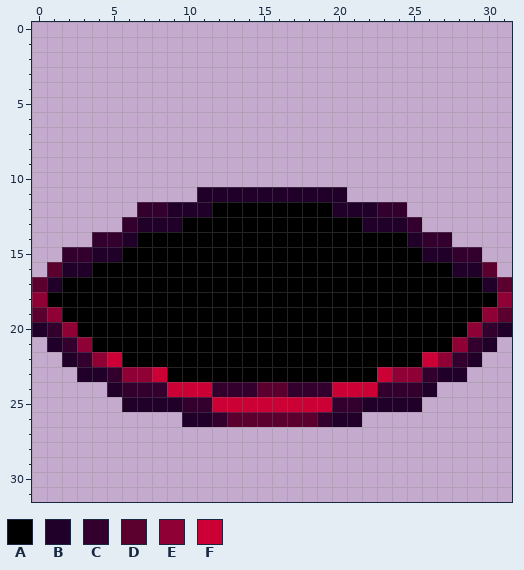
Edited in one commit: pixel-art sprite (src/assets/tileassets/pit.png). Above is the file before it was changed.
The file is 32x32 pixels. Colours within 5 levels of each other are drawn and written as one.
Palette (. is transparent): A #000000  B #200029  C #33002e  D #5b002e  E #8f0034  F #cb0035
Pixels before, first column x 0:
11 ...........BBBBBBBBBB...........
12 .......CCBBBAAAAAAAABBBCC.......
13 ......CBBBAAAAAAAAAAAABBBC......
14 ....CCBAAAAAAAAAAAAAAAAAABCC....
15 ..CCBBAAAAAAAAAAAAAAAAAAAABBCC..
16 .DBBAAAAAAAAAAAAAAAAAAAAAAAABBD.
17 DBAAAAAAAAAAAAAAAAAAAAAAAAAAAABD
18 EAAAAAAAAAAAAAAAAAAAAAAAAAAAAAAE
19 DEAAAAAAAAAAAAAAAAAAAAAAAAAAAAED
20 BCEAAAAAAAAAAAAAAAAAAAAAAAAAAECB
21 .BCEAAAAAAAAAAAAAAAAAAAAAAAAECB.
22 ..BCEFAAAAAAAAAAAAAAAAAAAAFECB..
23 ...BBCEEFAAAAAAAAAAAAAAFEECBB...
24 .....BCCCFFFCCCDDCCCFFFCCCB.....
25 ......BBBBCCFFFFFFFFCCBBBB......
26 ..........BBCDDDDDDCBB..........
New version:
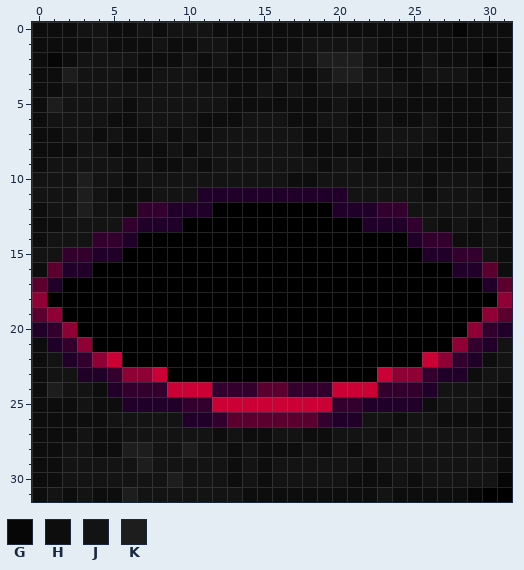
Colours new in this view: G #060606  H #0d0d0d  J #131313  K #1d1d1d
Changes in this commit:
Changed rows in their new state; - is an unchanged pixel.
first column x 0:
 0 HHHJJHHJHJJJHHHHHHHHHHHHHHHHGHHH
 1 HHHHJHHHJHHJJHHHHHJJJJJHHHHHHHHH
 2 HGHJJJJHHHJHJHHHJJJKKKJHHHJHHHGH
 3 HHKJJJHHJJJHHHHHJHHJKKJJHHJJJHHH
 4 HHJJJJJJJJJJJHHJHJHJJJJJJHHHHHHH
 5 HKJJJJHJJJJJJHHHHHHHJHHHHHHHHHHJ
 6 HJJJJHHJJJJHHHJJJHHJJHHJHHJHHHHJ
 7 HHJJHJHHJHJHJJJJJJHHJHHJJJJHHHHJ
 8 HHHJJHHHHJHJJJJJJJHHHHHJJJHHHHJJ
 9 HJJJJJHJHHJHJJJJJJJHJJHHHHHHHHHJ
10 JJJKJJHJJJJJJJJJJHHJJJJJJJHJJJHH
11 JJJKJHHHJJJ----------JJJJJHJJJHH
12 HJJKJJH------------------JJJJJJH
13 HHJJJJ--------------------JHJHJH
14 HJJJ------------------------HHJH
15 JJ----------------------------JH
16 H------------------------------H
first column x 0:
21 H------------------------------J
22 HJ----------------------------HJ
23 HJJ--------------------------HJJ
24 HKJJH----------------------JJJJH
25 HHHJHH--------------------HJJJHH
26 HHHHHJJJJJ------------JJHJJHHHHH
27 HHHJHHJJJJJJHJHHJJHHJJJHJJJJJJHH
28 HHJJHHKKJJKJJHJHHHJHJHJJJJJJJJJH
29 HHJJJJJKJJJJJHJHJJJJJJHJJJJJJJJH
30 HHJJJJJJJKJJJHJHJJJJJHHHJHJJJJJG
31 HJHJHHKJJJJJJJHHHHHHHHHJHHHHHGAA
